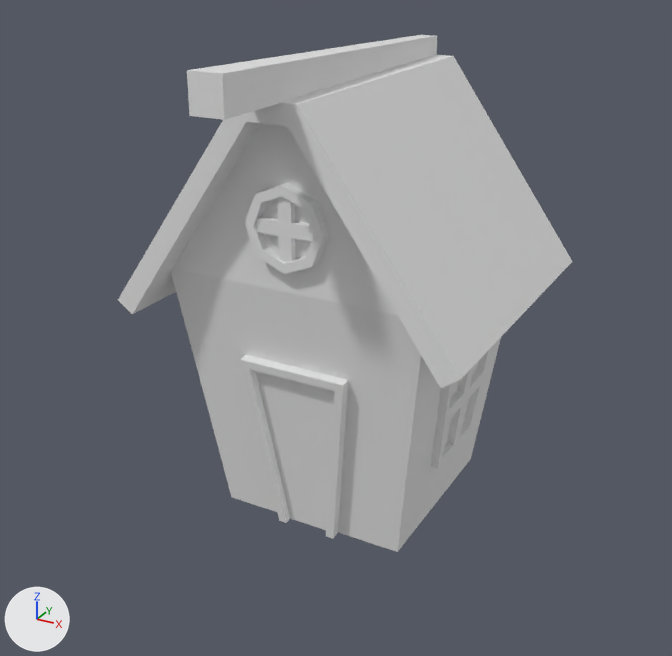
A saved change to the Blender file projet/blender/step10.blend.
Both versions are drawn from a 50 mm camera at (3.1, -5.97, 4.33) aimed at (0.07, -0.46, 1.57). The axes (+X, +Y, +Z) are drawn at lower left. The lights are the same throughout.

The scene before the commit, as lines of its bpy script (objects in view):
```python
me_plan = bpy.data.meshes.new('Plan')
me_plan.from_pydata(...)  # 33 vertices, 19 faces, 1 loose edge; spans x -1.0..1.0, y -1.0..1.0, z 0.0..3.26
me_plan_001 = bpy.data.meshes.new('Plan.001')
me_plan_001.from_pydata(...)  # 16 vertices, 14 faces; spans x -1.34..1.34, y -1.21..1.21, z 1.89..3.52
me_plan_002 = bpy.data.meshes.new('Plan.002')
me_plan_002.from_pydata([(-0.07, 1.21, 3.51), (-0.12, -1.8, 3.52), (0.12, -1.8, 3.52), (0.07, 1.21, 3.51), (-0.07, 1.21, 3.66), (-0.12, -1.8, 3.76), (0.12, -1.8, 3.76), (0.07, 1.21, 3.66)], [], [(1, 0, 3, 2), (5, 6, 7, 4), (3, 0, 4, 7), (1, 2, 6, 5), (2, 3, 7, 6), (0, 1, 5, 4)])
me_plan_003 = bpy.data.meshes.new('Plan.003')
me_plan_003.from_pydata(...)  # 16 vertices, 11 faces; spans x -0.42..0.42, y -1.002..-0.748, z -0.011..1.438
me_plan_004 = bpy.data.meshes.new('Plan.004')
me_plan_004.from_pydata(...)  # 45 vertices, 41 faces; spans x -0.992..-0.817, y -0.456..0.456, z 0.544..1.474
me_plan_006 = bpy.data.meshes.new('Plan.006')
me_plan_006.from_pydata(...)  # 56 vertices, 54 faces; spans x -0.289..0.311, y -1.068..-0.95, z 2.181..2.781
ob_fenetre1 = bpy.data.objects.new('fenetre1', me_plan_004)
ob_fenetre1.location = (0.0, 0.0, 0.0)
ob_fenetre1.rotation_euler = (0.0, 0.0, 3.142)  # degrees (0, 0, 180)
ob_fenetre_ronde = bpy.data.objects.new('fenetre ronde', me_plan_006)
ob_fenetre_ronde.location = (0.0, 0.0, 0.0)
ob_plan = bpy.data.objects.new('Plan', me_plan)
ob_plan.location = (0.0, 0.0, 0.0)
ob_porte = bpy.data.objects.new('porte', me_plan_003)
ob_porte.location = (0.0, 0.0, 0.0)
ob_poutre = bpy.data.objects.new('poutre', me_plan_002)
ob_poutre.location = (0.0, 0.0, -0.189)
ob_toit = bpy.data.objects.new('toit', me_plan_001)
ob_toit.location = (0.0, 0.0, -0.189)
```
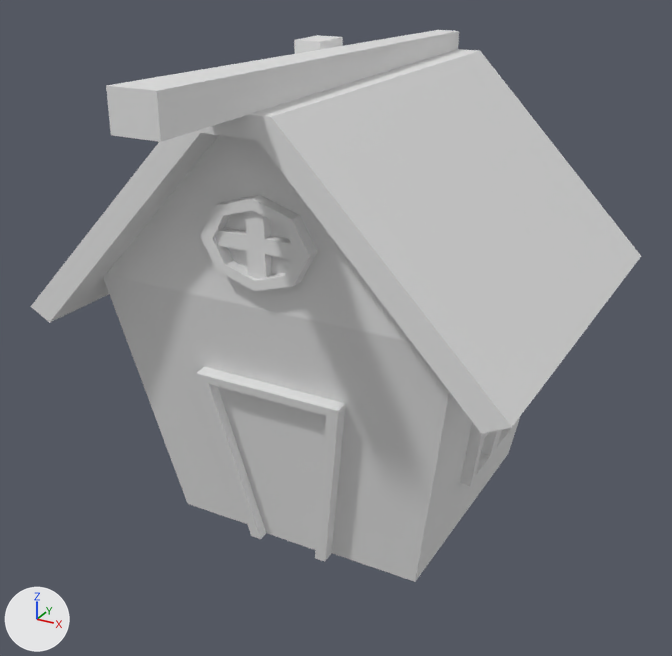
Pixel boxes (x1, y1, x2, y2) of what changed, in the pictures (672 x 656 px):
'toit', rescaled (34% wider, 16% taller): before (118, 55, 572, 388); after (31, 49, 641, 434)
'Plan', rescaled (26% wider): before (171, 123, 501, 552); after (104, 135, 520, 582)
'porte', rescaled (39% wider): before (240, 355, 348, 539); after (196, 367, 346, 562)
'poutre', rescaled (41% wider, 31% taller): before (187, 35, 437, 120); after (106, 30, 459, 142)
'fenetre ronde', rescaled (39% wider): before (245, 183, 329, 274); after (200, 195, 317, 291)
'fenetre1', rescaled: before (431, 348, 491, 468); after (460, 422, 514, 486)
'cheminé', added: after (294, 35, 343, 54)

What changed in the scene script:
```text
Add me_plan_007:
    me_plan_007.from_pydata([(-0.615, 0.137, 2.968), (-0.615, -0.137, 2.968), (-0.444, 0.137, 3.203), (-0.444, -0.137, 3.203), (-0.615, 0.137, 2.968), (-0.615, -0.137, 2.968), (-0.444, 0.137, 3.203), (-0.444, -0.137, 3.203), (-0.615, 0.137, 2.968), (-0.615, -0.137, 2.968), (-0.444, 0.137, 3.203), (-0.444, -0.137, 3.203), (-0.615, 0.137, 3.653), (-0.615, -0.137, 3.653), (-0.444, 0.137, 3.653), (-0.444, -0.137, 3.653)], [], [(0, 2, 3, 1), (5, 7, 11, 9), (1, 3, 7, 5), (3, 2, 6, 7), (2, 0, 4, 6), (0, 1, 5, 4), (9, 11, 15, 13), (7, 6, 10, 11), (6, 4, 8, 10), (4, 5, 9, 8), (12, 13, 15, 14), (11, 10, 14, 15), (10, 8, 12, 14), (8, 9, 13, 12)])
Change ob_plan:
    ob_plan.scale: (1.0, 1.0, 1.0) -> (1.34, 1.33, 1.0)
Change ob_toit:
    ob_toit.scale: (1.0, 1.0, 1.0) -> (1.34, 1.33, 1.0)
Change ob_poutre:
    ob_poutre.scale: (1.0, 1.0, 1.0) -> (1.34, 1.33, 1.0)
Change ob_porte:
    ob_porte.scale: (1.0, 1.0, 1.0) -> (1.34, 1.33, 1.0)
Change ob_fenetre1:
    ob_fenetre1.scale: (1.0, 1.0, 1.0) -> (1.34, 1.33, 1.0)
Change ob_fenetre_ronde:
    ob_fenetre_ronde.scale: (1.0, 1.0, 1.0) -> (1.34, 1.33, 1.0)
Add ob_cheminé:
    ob_cheminé = bpy.data.objects.new('cheminé', me_plan_007)
    ob_cheminé.location = (0.0, 0.676, -0.189)
    ob_cheminé.scale = (1.34, 1.33, 1.0)
```
